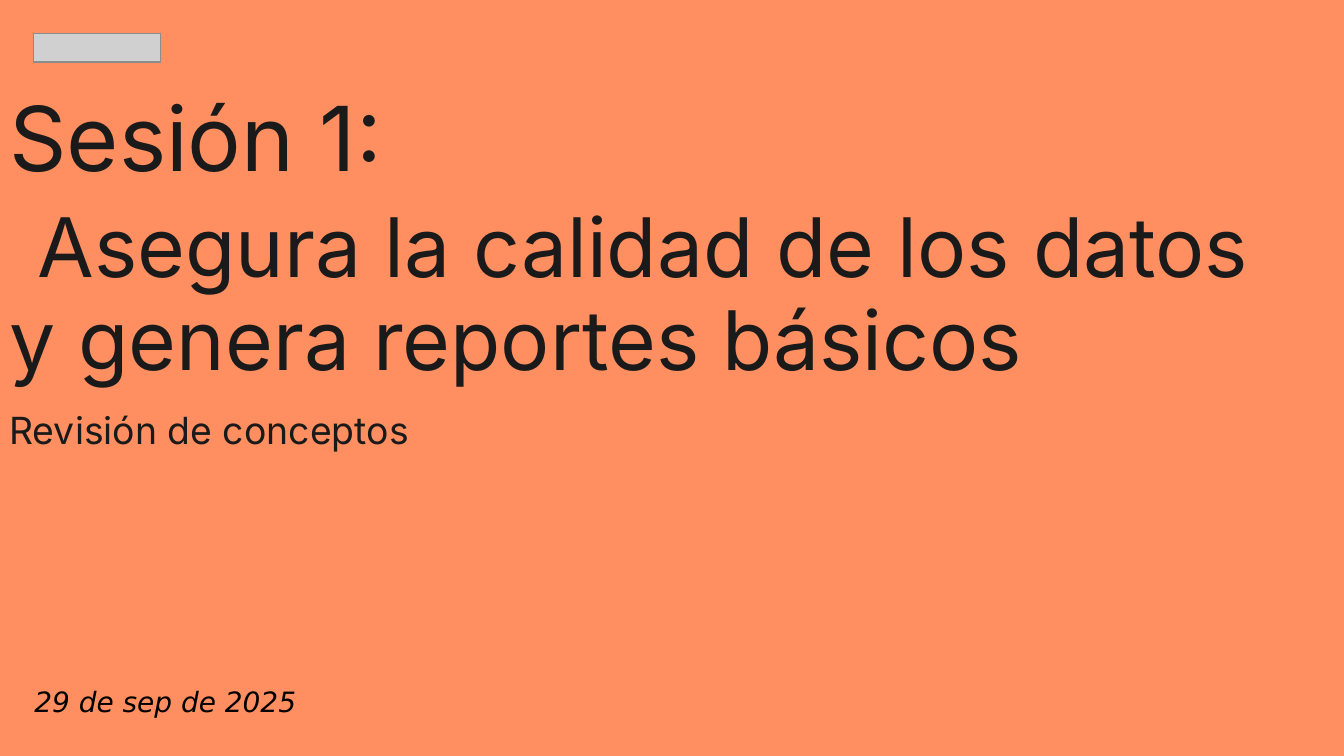
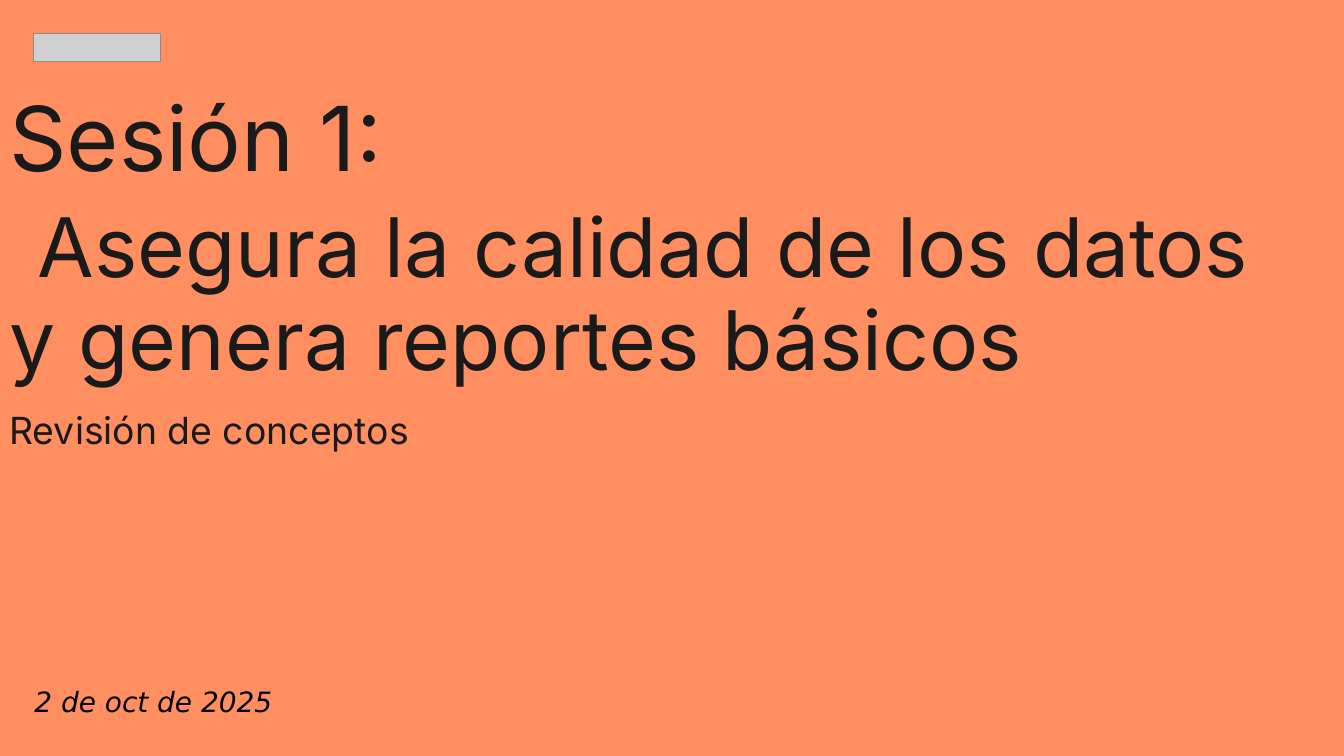
Before and after one commit to zyntonyson/bootcamp_ds_da, a slide deck: slide 1 of 01-da-v8-calidad-datos/01-da-s1-calidad-datos.pptx. Drawn at 1344x756 pixels with LibreOffice and Linux fonts; fonts in the diff are those of the drawing; grey boxes stand for pictures. Boxes give left, top, right and bottom in pixels: in the first picture for what was removed or moved away, otherwise in the second. Text is boxed around its words. In the diff, an @@ line names an element or a change of style, - is before the commit and + after.

```diff
--- a/01-da-v8-calidad-datos/01-da-s1-calidad-datos.pptx
+++ b/01-da-v8-calidad-datos/01-da-s1-calidad-datos.pptx
@@ text at [34, 690, 272, 713]: text changed @@
-29 de sep de 2025
+2 de oct de 2025
```
Also in this commit, not shown: 3 other slides changed, 5 slides added, 18 slides removed, 3 other files.
